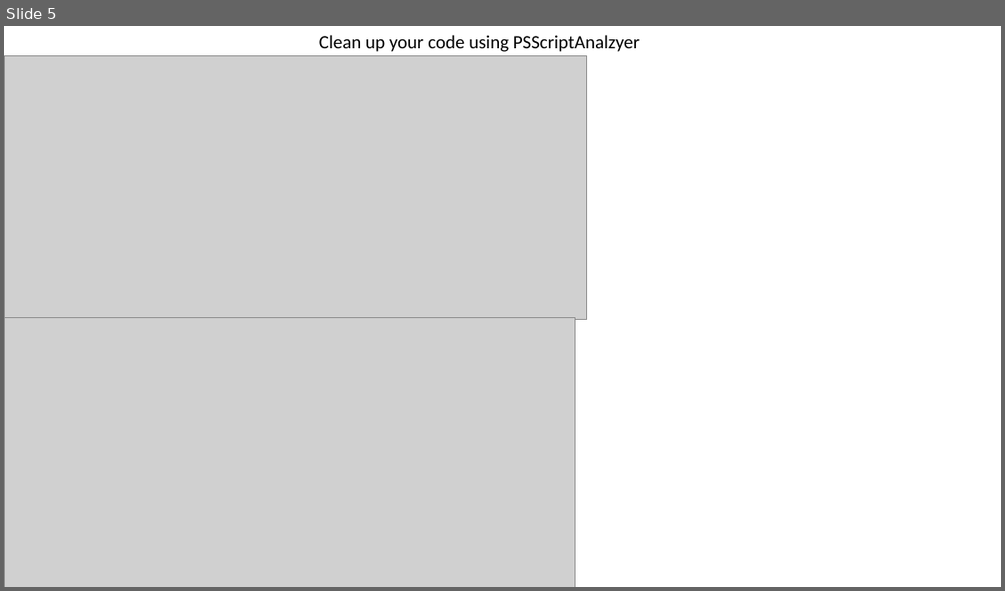
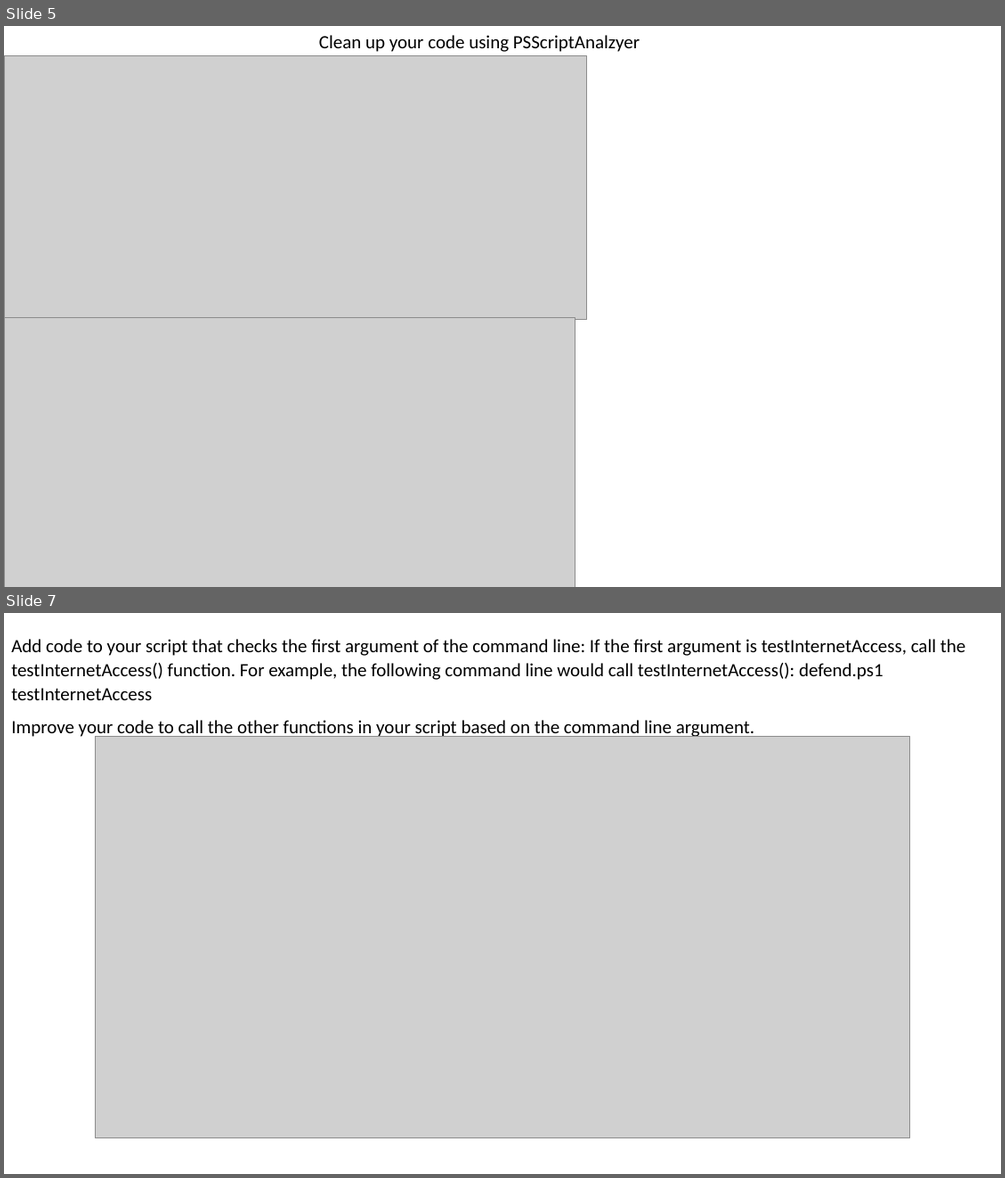
Before and after one commit to CHROME-PLATED-METRO-WOLF/Coit11241-peer-programming, a slide deck: evidence.pptx. Shown one above the other, each under a label of ours: slide 5 before the commit, slides 5 and 7 after it; the slides between them are not shown. The pictures are 1005x591 and 1005x1178 pixels, drawn with LibreOffice and Linux fonts; fonts in the diff are those of the drawing; grey boxes stand for pictures. Boxes give left, top, right and bottom in pixels: in the first picture for what was removed or moved away, otherwise in the second. Text is boxed around its words. In the diff, an @@ line names an element or a change of style, - is before the commit and + after.

```diff
--- a/evidence.pptx
+++ b/evidence.pptx
@@ slide 7 added at (4, 613, 1001, 1174), background #FFFFFF @@
@@ text added at (11, 639, 965, 738), 18 pt, text #000000 @@
+Add code to your script that checks the first argument of the command line: If the first argument is testInternetAccess, call the testInternetAccess() function. For example, the following command line would call testInternetAccess(): defend.ps1 testInternetAccess
+Improve your code to call the other functions in your script based on the command line argument.
@@ picture added at (96, 737, 909, 1139) @@
```
Also in this commit, not shown: 1 slide changed, 7 other slides added, 2 other files.
